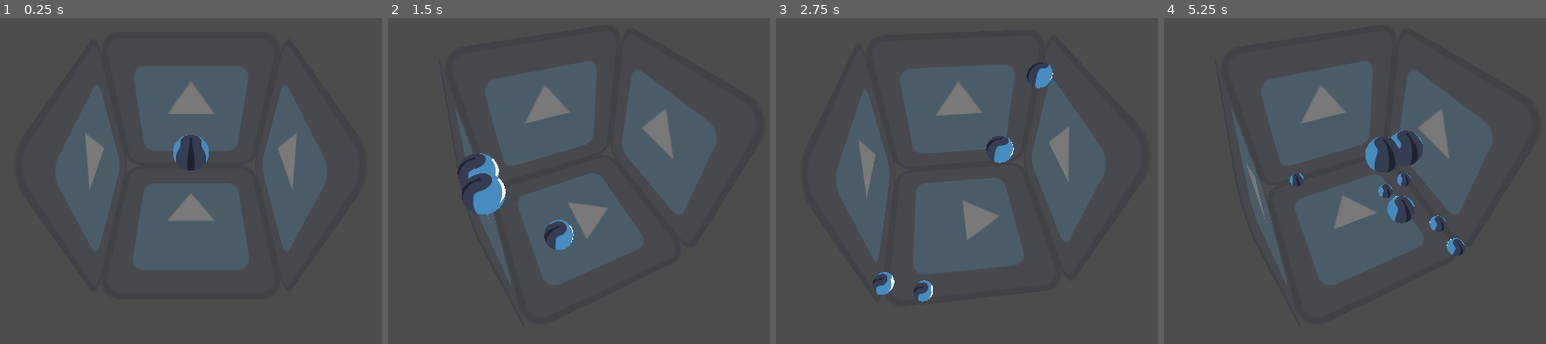
Above: before the commit, frames 1-4 (left to right).
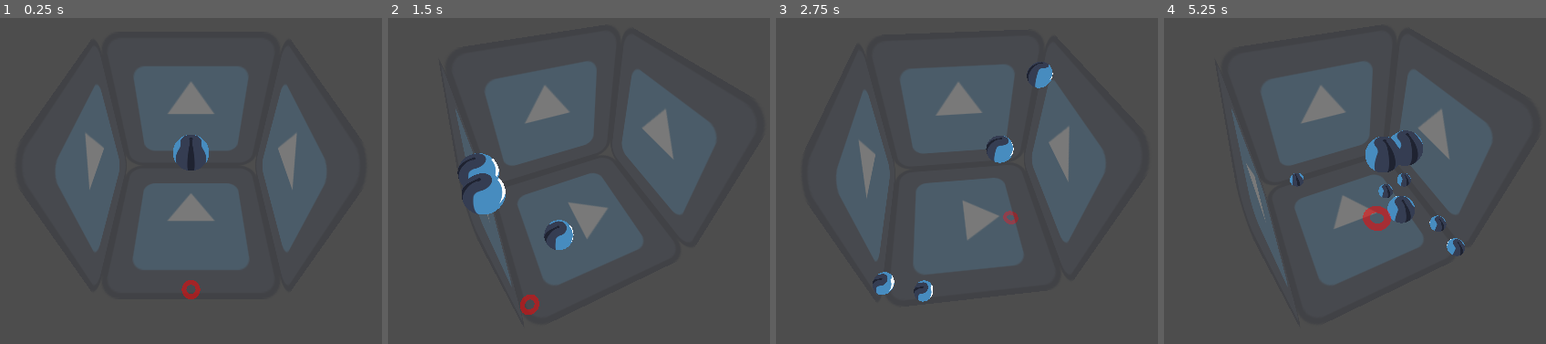
Above: after the commit, the same moments.

Repository: AndreVallestero/3d-fruit-game
Game: Godot game, scene res://main.tscn
Same seed, same stepped clock (60 frames per second), same inputs: the game is played once before the commit and once after it. The engine's default icon, where the game draws it, is replaced by a stand-in: a white triangle on a blue panel in a dark square.
Inputs (mouse positions are in pixels of both pictures, inside the frame that each line leads up to):
- Up to frame 1 (0.25 s): no input
- Up to frame 2 (1.5 s): tap Enter at 0.5 s; move the mouse to (739, 145) at 0.52 s; hold Right (ui_right) 0.53-1.28 s; click (739, 145) at 0.67 s; move the mouse to (433, 187) at 1.27 s; hold Left (ui_left) from 1.28 s (still down); click (433, 187) at 1.42 s
- Up to frame 3 (2.75 s): move the mouse to (1039, 76) at 2.02 s; release Left (ui_left) at 2.03 s; hold Right (ui_right) from 2.03 s (still down); click (1039, 76) at 2.17 s
- Up to frame 4 (5.25 s): move the mouse to (1316, 246) at 2.77 s; click (1316, 246) at 2.92 s; move the mouse to (outside the picture) at 3.52 s; release Right (ui_right) at 3.53 s; hold Left (ui_left) from 3.53 s (still down); click (outside the picture) at 3.67 s; move the mouse to (outside the picture) at 4.27 s; click (outside the picture) at 4.42 s; move the mouse to (1393, 164) at 5.02 s; click (1393, 164) at 5.17 s

The runs differ from the first frame. In frame 1, 0.2% of the frame differs, in the area x 47-53%, y 80-87%; in frame 2, 0.2%; in frame 3, 0.1%; in frame 4, 0.3%, in the area x 52-60%, y 57-66%.

Commit message:
Switch back to compatability renderer

Diff:
--- a/main.gd
+++ b/main.gd
@@ -9,10 +9,15 @@
 var camera
 var player
 var current_fruit
+var current_radius
+var marker_shape_cast: ShapeCast3D
+var marker: MeshInstance3D
 
 func _ready():
 	camera = $Camera3D
 	player = $Node3DPlayer
+	marker_shape_cast = player.find_child("ShapeCast3D")
+	marker = player.find_child("MeshInstance3D")
 	spawn_fruit()
 
 func _input(event):
@@ -36,16 +41,18 @@
 		camera.project_ray_normal(mouse_position)
 	)
 	if plane_pos:
-		player.position = player_clamp(1, plane_pos)
+		player.position = player_clamp(current_radius, plane_pos)
+		marker.position.y = -10 * marker_shape_cast.get_closest_collision_unsafe_fraction() - current_radius
 
-func player_clamp(fruit_width, pos):
-	var radius = fruit_width / 2.0
+
+func player_clamp(fruit_radius, pos):
 	return Vector3(
-		clamp(pos.x, -5 + radius, 5 - radius),
+		clamp(pos.x, -5 + fruit_radius, 5 - fruit_radius),
 		5,
-		clamp(pos.z, -5 + radius, 5 - radius)
+		clamp(pos.z, -5 + fruit_radius, 5 - fruit_radius)
 	)
 
 func spawn_fruit():
 	current_fruit = fruit_scene.instantiate()
+	current_radius = current_fruit.find_child("CollisionShape3D").shape.radius
 	player.add_child(current_fruit)
--- a/main.tscn
+++ b/main.tscn
@@ -1,8 +1,7 @@
-[gd_scene load_steps=7 format=3 uid="uid://bcmoj252vjmyy"]
+[gd_scene load_steps=9 format=3 uid="uid://bcmoj252vjmyy"]
 
 [ext_resource type="Script" path="res://main.gd" id="1_hxxgy"]
 [ext_resource type="Texture2D" uid="uid://cfj8431ausi2f" path="res://icon.svg" id="1_tyck6"]
-[ext_resource type="Texture2D" uid="uid://do8d1j8pb3d2j" path="res://marker.png" id="3_4dtbb"]
 
 [sub_resource type="StandardMaterial3D" id="StandardMaterial3D_vpgb8"]
 transparency = 1
@@ -15,6 +14,19 @@
 size = Vector2(10, 10)
 
 [sub_resource type="WorldBoundaryShape3D" id="WorldBoundaryShape3D_ro3uv"]
+
+[sub_resource type="SphereShape3D" id="SphereShape3D_voft0"]
+margin = 0.0
+
+[sub_resource type="StandardMaterial3D" id="StandardMaterial3D_yugel"]
+transparency = 1
+shading_mode = 0
+albedo_color = Color(1, 0, 0, 0.501961)
+
+[sub_resource type="TorusMesh" id="TorusMesh_g25tf"]
+material = SubResource("StandardMaterial3D_yugel")
+inner_radius = 0.25
+outer_radius = 0.5
 
 [node name="Node3DRoot" type="Node3D"]
 script = ExtResource("1_hxxgy")
@@ -76,9 +88,12 @@
 [node name="Node3DPlayer" type="Node3D" parent="."]
 transform = Transform3D(1, 0, 0, 0, 1, 0, 0, 0, 1, 0, 5, 0)
 
-[node name="Decal" type="Decal" parent="Node3DPlayer"]
-transform = Transform3D(1, 0, 0, 0, 1, 0, 0, 0, 1, 0, -7, 0)
-size = Vector3(0.99, 12, 0.99)
-texture_albedo = ExtResource("3_4dtbb")
-upper_fade = 1.83105e-05
-lower_fade = 1e-05
+[node name="ShapeCast3D" type="ShapeCast3D" parent="Node3DPlayer"]
+shape = SubResource("SphereShape3D_voft0")
+target_position = Vector3(0, -10, 0)
+max_results = 1
+
+[node name="MeshInstance3D" type="MeshInstance3D" parent="Node3DPlayer"]
+transform = Transform3D(1, 0, 0, 0, 1, 0, 0, 0, 1, 0, -5, 0)
+mesh = SubResource("TorusMesh_g25tf")
+skeleton = NodePath("../..")
--- a/project.godot
+++ b/project.godot
@@ -12,7 +12,7 @@
 
 config/name="3D Fruit Game"
 run/main_scene="res://main.tscn"
-config/features=PackedStringArray("4.2", "Mobile")
+config/features=PackedStringArray("4.2", "GL Compatibility")
 config/icon="res://icon.svg"
 
 [input]
@@ -36,6 +36,6 @@
 
 [rendering]
 
-renderer/rendering_method="mobile"
-renderer/rendering_method.web="mobile"
+renderer/rendering_method="gl_compatibility"
+renderer/rendering_method.mobile="gl_compatibility"
 anti_aliasing/quality/msaa_3d=1
